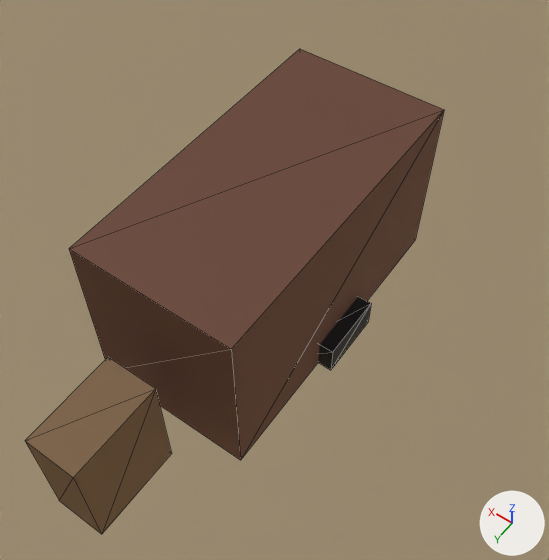
A saved change to the glTF model assets/export/glB/GP_LOD2.glb.
One viewpoint serves both versions: a camera (50 mm lens) standing at (-1.78, 4.03, 63.79) and looking at (6.29, -7.27, 46.03). Every picture has the same lights, and +X, +Y and +Z are marked at lower right. The picture after the commit comes second. Mesh edges are drawn as thin lines. Vertices at exactly the same position are counted once.

In view in the first picture: 'Antechamber', "King's Chamber", "King's Chamber Sarcophagus", 'Pyramid Exterior (core masonry)'.
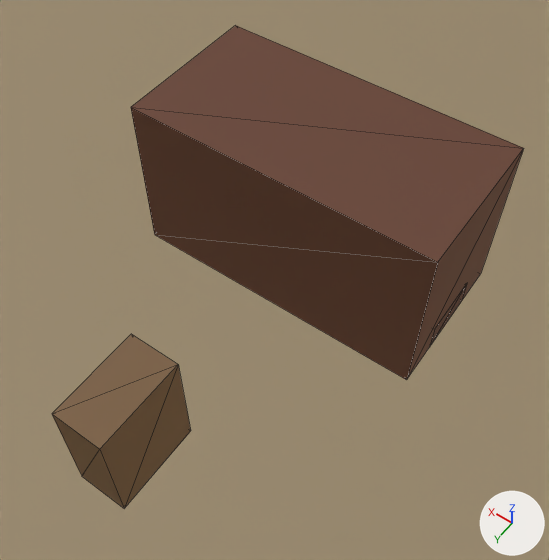
Pixel boxes (x1, y1, x2, y2) of what changed, in the pictures (549 x 560 px):
```json
{"object": "King's Chamber", "change": "moved, rescaled", "before": [69, 49, 444, 460], "after": [131, 25, 524, 380], "on screen": "14% shorter"}
{"object": "Antechamber", "change": "moved", "before": [25, 357, 172, 534], "after": [52, 334, 191, 508]}
{"object": "King's Chamber Sarcophagus", "change": "moved", "before": [318, 296, 371, 370], "after": [431, 287, 465, 344]}
```

Scene script edits in JSON lines:
```json
{"block": "me_mesh_2", "where": "# used by ob_king_s_chamber; location = (7.22, -8.43, 45.95)"}
{"op": "remove", "block": "me_mesh_2", "code": "me_mesh_2.from_pydata(...)  # 8 vertices, 12 faces; spans x -2.62..2.62, y -5.24..5.24, z -2.98..2.98"}
{"op": "add", "block": "me_mesh_2", "code": "me_mesh_2.from_pydata(...)  # 8 vertices, 12 faces; spans x -5.24..5.24, y -2.62..2.62, z -2.92..2.92"}
{"block": "me_mesh_2", "change": "me_mesh_2 part 1: the whole mesh is scaled about its middle by (2, 0.5, 0.978)"}
{"op": "set", "path": "ob_antechamber.location", "old": "(7.22, -0.72, 44.82)", "new": "(7.22, -1.62, 44.82)"}
{"op": "set", "path": "ob_king_s_chamber.location", "old": "(7.22, -8.43, 45.95)", "new": "(7.22, -11.01, 45.88)"}
{"op": "set", "path": "ob_king_s_chamber_sarcophagus.location", "old": "(4.6, -8.44, 43.5)", "new": "(2.47, -11.01, 43.48)"}
```
